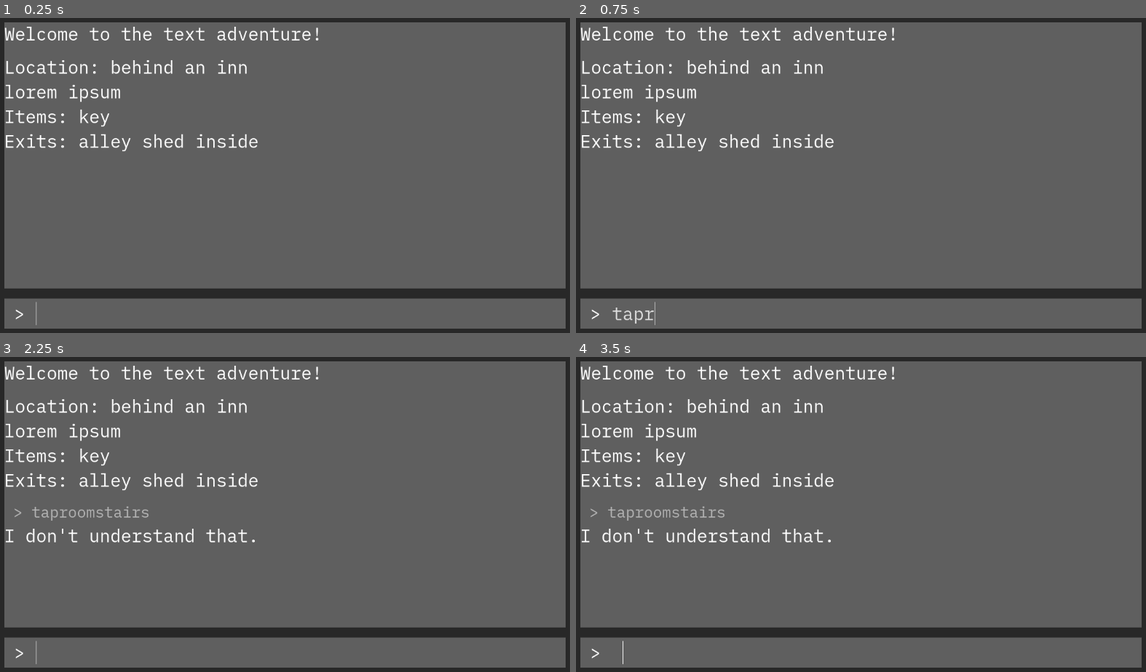
Above: before the commit, frames 1-4 (two rows, left to right).
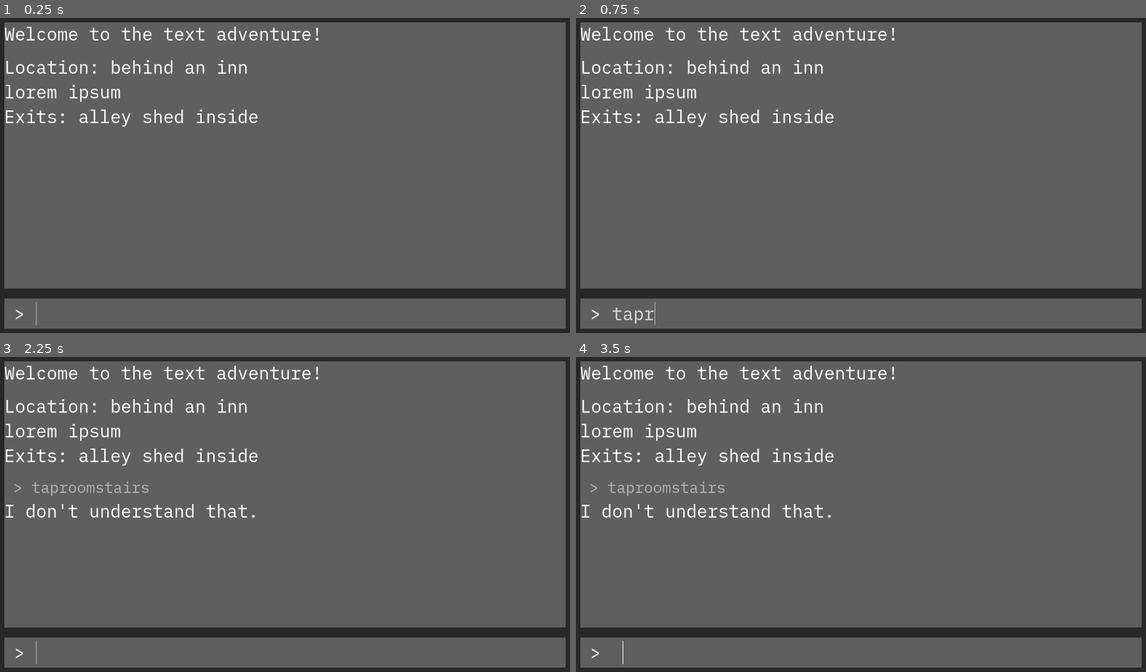
Above: after the commit, the same moments.

Repository: alephmembeth/textadventure-from-scratch
Game: Godot game, scene res://game.tscn
Same seed, same stepped clock (60 frames per second), same inputs: the game is played once before the commit and once after it.
Inputs (mouse positions are in pixels of both pictures, inside the frame that each line leads up to):
- Up to frame 1 (0.25 s): no input
- Up to frame 2 (0.75 s): click (878, 314) at 0.52 s; type "taproom" at 0.6 s
- Up to frame 3 (2.25 s): type "stairs" at 1.25 s; tap Enter at 2 s
- Up to frame 4 (3.5 s): tap Space at 2.75 s

The runs differ from the first frame. In frame 1, 1.1% of the frame differs, in the area x 1-46%, y 28-43%; in frame 2, 1.1%; in frame 3, 2.5%, in the area x 1-46%, y 28-59%; in frame 4, 2.5%.

Commit message:
Implement quests and giving items

Diff:
--- a/areas/area_manager.gd
+++ b/areas/area_manager.gd
@@ -3,12 +3,14 @@
 
 func _ready() -> void:
 	$behind_inn.connect_exits_unlocked("alley", $street_3, "alley")
-	var exit = $behind_inn.connect_exits_locked("shed", $shed, "outside")
-	var key = load_item("key")
-	key.use_value = exit
-	$behind_inn.add_item(key)
+	var exit_shed = $behind_inn.connect_exits_locked("shed", $shed, "outside")
+
+	var sword = load_item("guard_sword")
+	$shed.add_item(sword)
 
 	var guard = load_character("guard")
+	var backdoor_key = load_item("backdoor_key")
+	guard.quest_reward = backdoor_key
 	$city_gate.add_character(guard)
 	$city_gate.connect_exits_unlocked("east", $street_1)
 
@@ -48,7 +50,13 @@
 	$kitchen.connect_exits_unlocked("pantry", $pantry, "kitchen")
 	$kitchen.connect_exits_unlocked("backdoor", $backdoor, "kitchen")
 
-	$backdoor.connect_exits_unlocked("outside", $behind_inn, "inside")
+	var shedkey = load_item("shed_key")
+	shedkey.use_value = exit_shed
+	$pantry.add_item(shedkey)
+
+	var exit_backdoor = $backdoor.connect_exits_locked("outside", $behind_inn, "inside")
+	var backdoorkey = load_item("backdoor_key")
+	backdoorkey.use_value = exit_backdoor
 
 
 func load_item(item_name: String):
--- a/characters/character.gd
+++ b/characters/character.gd
@@ -5,3 +5,8 @@
 
 @export_multiline var initial_dialog: String
 @export_multiline var follow_up_dialog: String
+
+@export var quest_item: Item
+
+var has_received_quest_item := false
+var quest_reward = null
--- a/characters/guard.tres
+++ b/characters/guard.tres
@@ -1,5 +1,6 @@
-[gd_resource type="Resource" script_class="Character" load_steps=2 format=3 uid="uid://cca03vsk18dlt"]
+[gd_resource type="Resource" script_class="Character" load_steps=3 format=3 uid="uid://cca03vsk18dlt"]
 
+[ext_resource type="Resource" uid="uid://ckx2y4bx7cy8g" path="res://items/guard_sword.tres" id="1_nutmy"]
 [ext_resource type="Script" path="res://characters/character.gd" id="1_yicgk"]
 
 [resource]
@@ -7,3 +8,4 @@
 character_name = "guard"
 initial_dialog = "Say, could you help me? I must have lost my sword last night. All I can remember is that I was at the inn down the road. Everything is very blurry, I can hardly remember the evening, let alone the night. But here I am, doing my duty. *hick*"
 follow_up_dialog = "You have found it! Now leave me alone. No, I have no hangover, I just dont like your face. Get lost."
+quest_item = ExtResource("1_nutmy")
--- a/globals/types.gd
+++ b/globals/types.gd
@@ -2,4 +2,5 @@
 
 enum item_types {
 	KEY,
+	QUEST_ITEM,
 }
--- /dev/null
+++ b/items/backdoor_key.tres
@@ -0,0 +1,8 @@
+[gd_resource type="Resource" script_class="Item" load_steps=2 format=3 uid="uid://c71dsnn120jb2"]
+
+[ext_resource type="Script" path="res://items/item.gd" id="1_prdf6"]
+
+[resource]
+script = ExtResource("1_prdf6")
+item_name = "backdoorkey"
+item_type = 0
--- /dev/null
+++ b/items/guard_sword.tres
@@ -0,0 +1,8 @@
+[gd_resource type="Resource" script_class="Item" load_steps=2 format=3 uid="uid://ckx2y4bx7cy8g"]
+
+[ext_resource type="Script" path="res://items/item.gd" id="1_fyyhf"]
+
+[resource]
+script = ExtResource("1_fyyhf")
+item_name = "sword"
+item_type = 1
--- a/items/key.tres
+++ b/items/shed_key.tres
@@ -1,8 +1,8 @@
 [gd_resource type="Resource" script_class="Item" load_steps=2 format=3 uid="uid://dbq7kxjcasksi"]
 
-[ext_resource type="Script" path="res://items/item.gd" id="1_2ansl"]
+[ext_resource type="Script" path="res://items/item.gd" id="1_ie2pp"]
 
 [resource]
-script = ExtResource("1_2ansl")
-item_name = "key"
+script = ExtResource("1_ie2pp")
+item_name = "shedkey"
 item_type = 0
--- a/parser.gd
+++ b/parser.gd
@@ -30,6 +30,8 @@
 			return inventory()
 		"use":
 			return use(second_word)
+		"give":
+			return give(second_word)
 		"talk":
 			return talk(second_word)
 		"help":
@@ -104,19 +106,53 @@
 	return "You can't use %s." % second_word
 
 
+func give(second_word: String) -> String:
+	if second_word == "":
+		return "Give what?"
+
+	var has_item := false
+	for item in player.inventory:
+		if second_word.to_lower() == item.item_name.to_lower():
+			has_item = true
+
+	if not has_item:
+		return "You don't have %s." % second_word
+
+	for character in current_area.characters:
+		if character.quest_item != null and second_word.to_lower() == character.quest_item.item_name.to_lower():
+			character.has_received_quest_item = true
+			for item in player.inventory:
+				if second_word.to_lower() == item.item_name.to_lower():
+					player.drop_item(item)
+
+			if character.quest_reward != null:
+				var reward = character.quest_reward
+				if "is_locked" in reward:
+					reward.is_locked = false
+				elif "key" in reward:
+					player.take_item(reward)
+				else:
+					printerr("Quest reward is not defined.")
+
+			return "You give %s to the %s." % [second_word, character.character_name]
+
+	return "You can't give %s." % second_word
+
+
 func talk(second_word: String) -> String:
 	if second_word == "":
 		return "Talk with whom?"
 
 	for character in current_area.characters:
 		if character.character_name.to_lower() == second_word:
-			return character.character_name + ": \"" + character.initial_dialog + "\""
+			var dialog = character.follow_up_dialog if character.has_received_quest_item else character.initial_dialog
+			return character.character_name + ": \"" + dialog + "\""
 
 	return "You can't talk with %s." % second_word
 
 
 func help() -> String:
-	return "You can use these commands: go [exit], take [item], drop [item], use [item], talk [character], inventory, help."
+	return "You can use these commands: go [exit], take [item], drop [item], use [item], give [item], talk [character], inventory, help."
 
 
 func change_area(new_area: Area) -> String:
